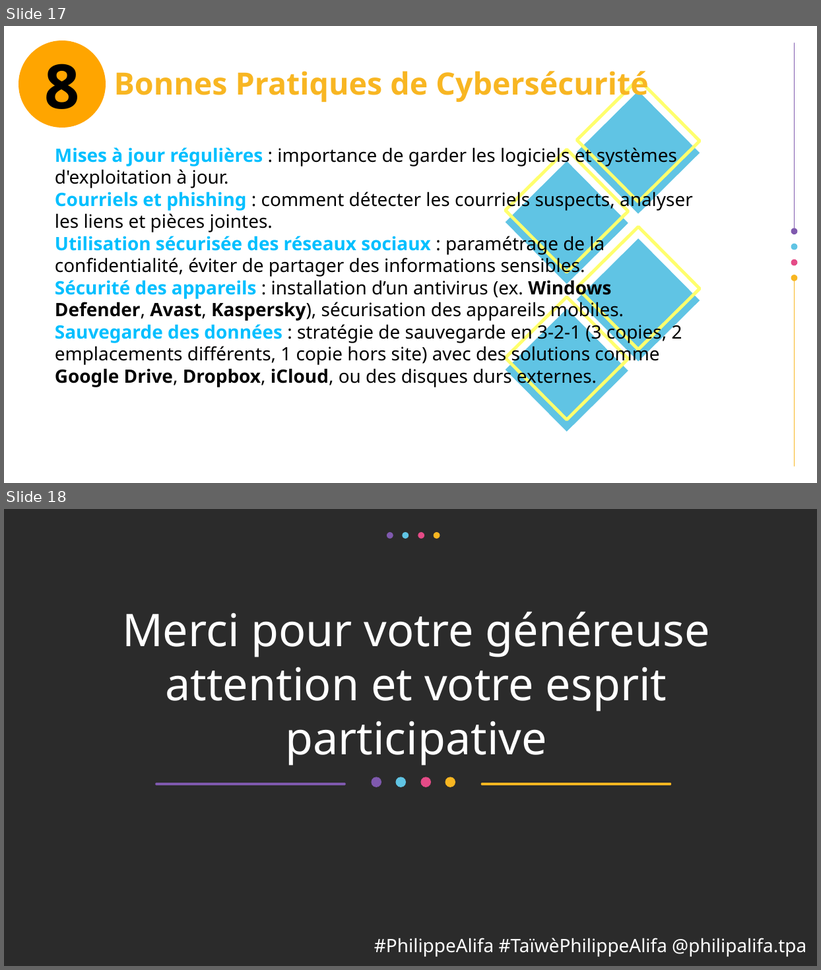
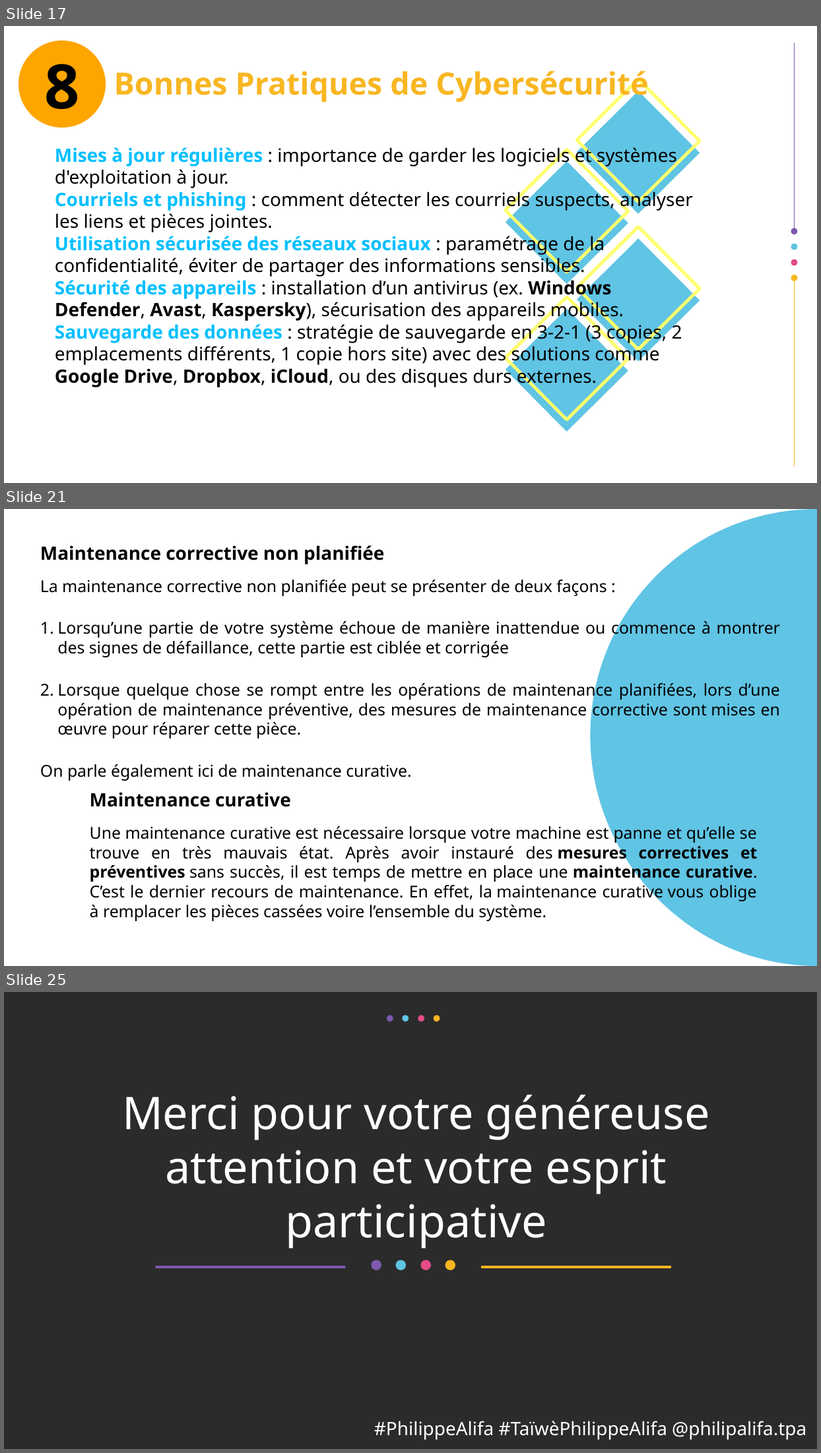
Before and after one commit to alifa-ing/monportfolio-github, a slide deck: Formation en Cybersecurite.odp. Shown one above the other, each under a label of ours: slides 17 and 18 before the commit, slides 17, 21 and 25 after it; the slides between them are not shown. The pictures are 821x970 and 821x1453 pixels, drawn with LibreOffice and Linux fonts; fonts in the diff are those of the drawing; background and template pictures are left out; a plain dark background stands for a picture behind light text. Boxes give left, top, right and bottom in pixels: in the first picture for what was removed or moved away, otherwise in the second. Text is boxed around its words. In the diff, an @@ line names an element or a change of style, - is before the commit and + after.

```diff
--- a/Formation en Cybersecurite.odp
+++ b/Formation en Cybersecurite.odp
@@ slide 21 added at (x1=4, y1=509, x2=817, y2=966), background #FFFFFF @@
@@ freeform shape added at (x1=591, y1=509, x2=817, y2=966), fill #60C4E4 @@
@@ text added at (x1=40, y1=545, x2=780, y2=781), 16 pt, text #000000 @@
+Maintenance corrective non planifiée
+La maintenance corrective non planifiée peut se présenter de deux façons :
+1. Lorsqu’une partie de votre système échoue de manière inattendue ou commence à montrer des signes de défaillance, cette partie est ciblée et corrigée
+2. Lorsque quelque chose se rompt entre les opérations de maintenance planifiées, lors d’une opération de maintenance préventive, des mesures de maintenance corrective sont mises en œuvre pour réparer cette pièce.
+On parle également ici de maintenance curative.
@@ text added at (x1=90, y1=792, x2=758, y2=921), 16 pt, text #000000 @@
+Maintenance curative
+Une maintenance curative est nécessaire lorsque votre machine est panne et qu’elle se trouve en très mauvais état. Après avoir instauré des mesures correctives et préventives sans succès, il est temps de mettre en place une maintenance curative. C’est le dernier recours de maintenance. En effet, la maintenance curative vous oblige à remplacer les pièces cassées voire l’ensemble du système.
@@ what was slide 18 is now slide 25 @@
```
Also in this commit, not shown: 1 slide changed, 6 other slides added.
